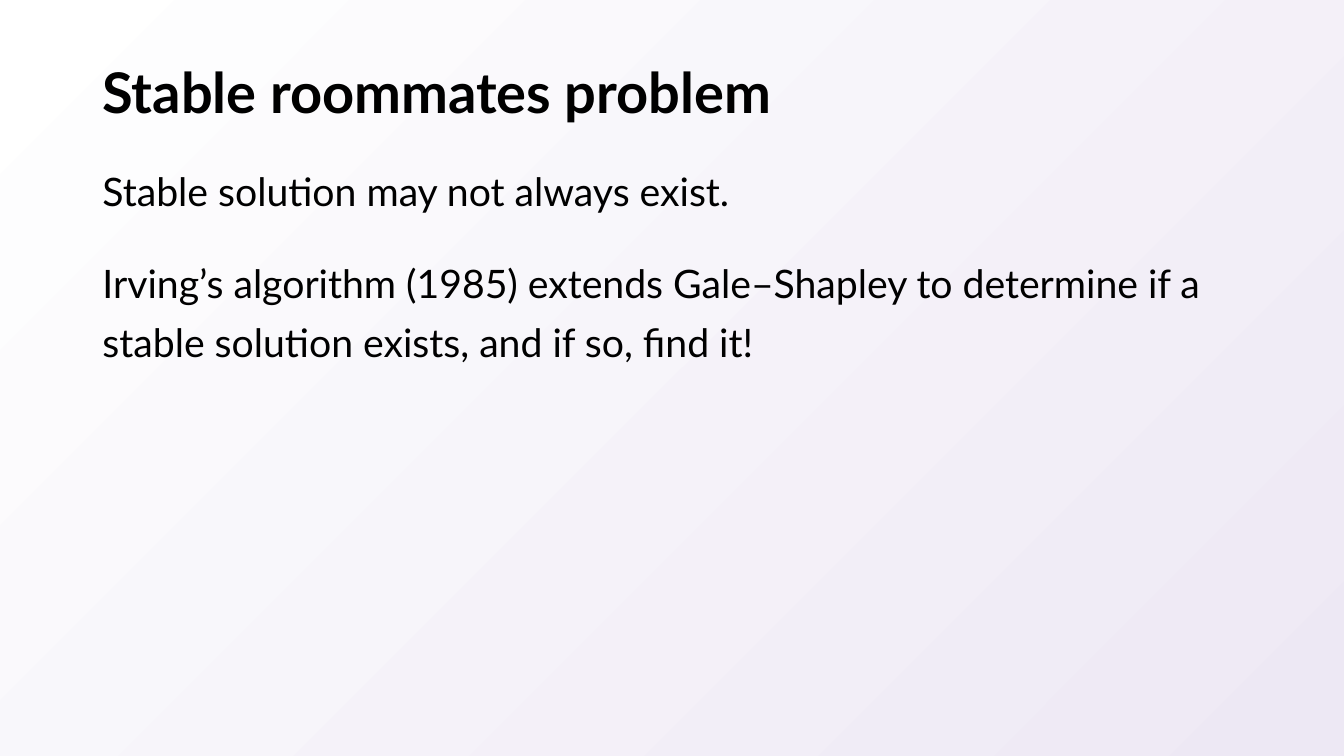
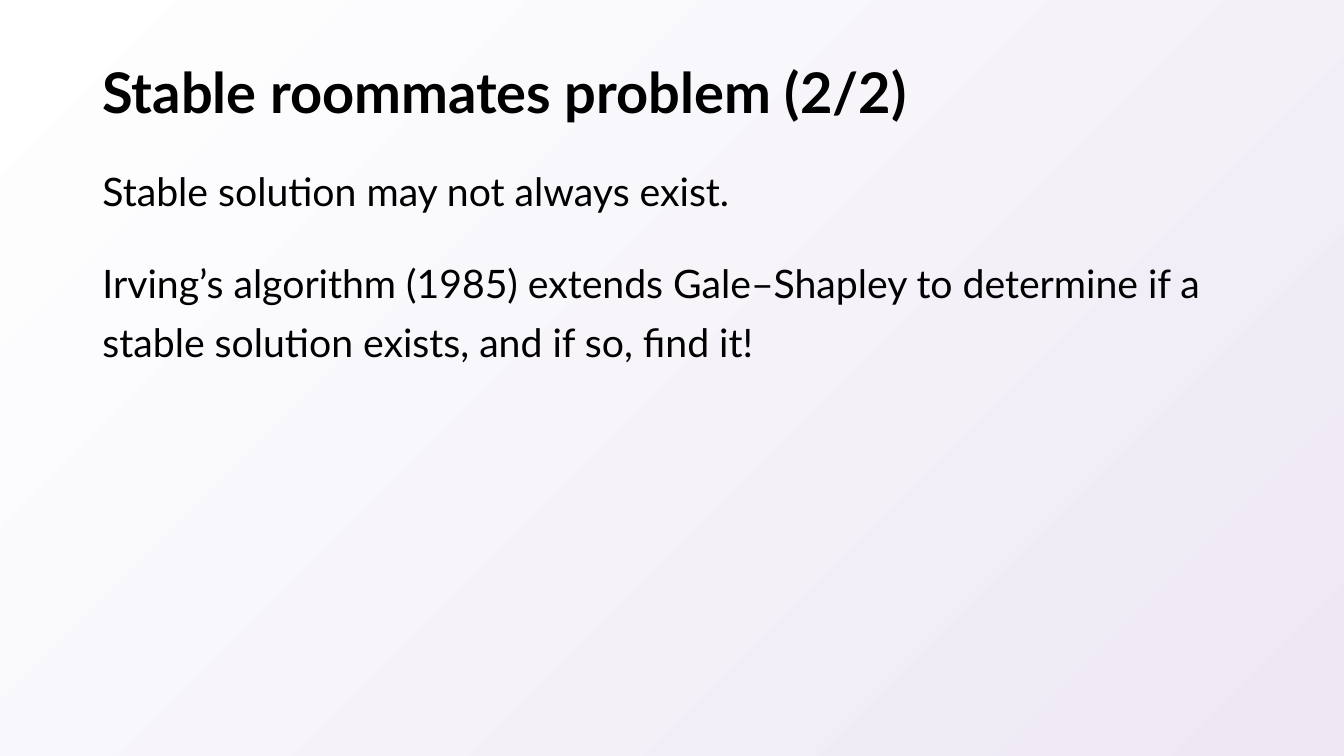
Before and after one commit to natebrunelle/cse417, a slide deck: slide 48 of markdown/files/slides/04.pptx (slide 47 before the commit). Drawn at 1344x756 pixels with LibreOffice and Linux fonts; fonts in the diff are those of the drawing. Boxes give left, top, right and bottom in pixels: in the first picture for what was removed or moved away, otherwise in the second. Text is boxed around its words. In the diff, an @@ line names an element or a change of style, - is before the commit and + after.

```diff
--- a/markdown/files/slides/04.pptx
+++ b/markdown/files/slides/04.pptx
@@ title at bbox=[102, 69, 907, 123]: text changed @@
-Stable roommates problem
+Stable roommates problem (2/2)
```
Also in this commit, not shown: 35 other slides changed, 1 slide added, 4 other files.
